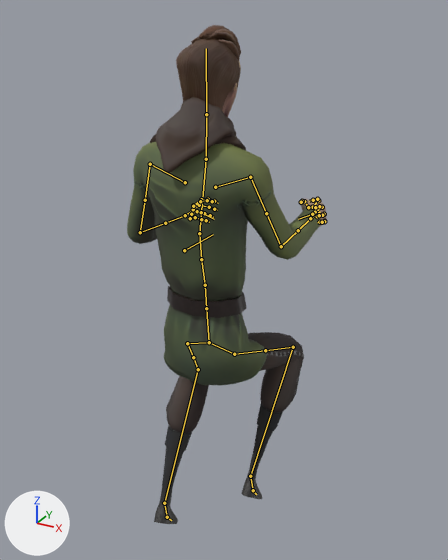
The Blender file Victor/Character Animation/ThirdPerson/Locomotion_3rdPerson_ExportClean.blend: old version first, new version second.
Both versions are drawn from a 50 mm camera at (0.855, -1.44, 1.862) aimed at (-0.052, 0.208, 1.038). The axes (+X, +Y, +Z) are drawn at lower left. The lights are the same throughout. Both versions are drawn at frame 0 of the action 'CrouchLanding'; the numbers are the values there. The bones that bend it are drawn over the model as lines.

Objects in the first picture: 'mc_body.001', 'mc_clothing.003', 'mc_clothing.004'.
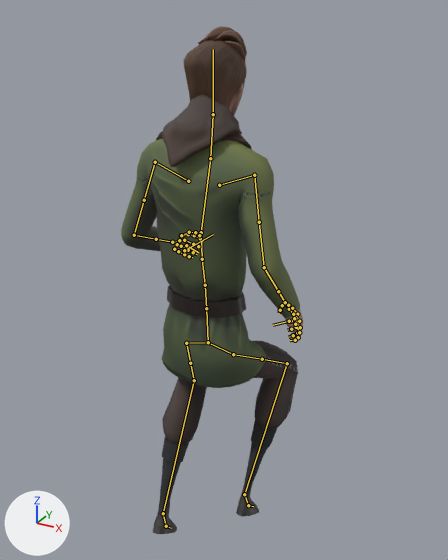
Location of each change, [x1, y1, x2, y2] in pixels of the pictures (448 x 560 px):
'mc_clothing.003', posed (7% narrower)
    before: [127, 97, 320, 385]
    after: [121, 95, 300, 388]
'mc_clothing.004', posed
    before: [154, 332, 304, 524]
    after: [153, 341, 298, 534]
'mc_body.001', posed
    before: [176, 25, 327, 227]
    after: [184, 26, 303, 342]

The change in detail:
Bone 'CTRL_FK_Torso.001' (bone_ctrl_fk_torso_001) turns from (-2, 0, 1) to (-4, 0, 1) degrees about its own x, y and z.
Bone 'CTRL_FK_Torso.002' (bone_ctrl_fk_torso_002) turns from (-1, 0, -1) to (-2, 0, -1) degrees about its own x, y and z.
Bone 'CTRL_FK_Torso.003' (bone_ctrl_fk_torso_003) turns from (-11, 0, 0) to (-13, 0, 0) degrees about its own x, y and z.
Bone 'FK_Bicep.L.001' (bone_fk_bicep_l_001) turns from (-18, -4, 51) to (-11, -4, 51) degrees about its own x, y and z.
Bone 'FK_ForeArm.L.001' (bone_fk_forearm_l_001) turns from (-48, 0, 0) to (-40, 0, 0) degrees about its own x, y and z.
Bone 'FK_Bicep.R.001' (bone_fk_bicep_r_001) turns from (-35, 0, -53) to (-3, -7, -57) degrees about its own x, y and z.
Bone 'FK_ForeArm.R.001' (bone_fk_forearm_r_001) turns from (-39, 0, 0) to (-27, 0, 0) degrees about its own x, y and z.
Bone 'CTRL_foot.L.001' (bone_ctrl_foot_l_001) moves from (-0.084, 0.118, -0.022) to (-0.081, 0.085, -0.009).
Bone 'CTRL_foot.L.001' (bone_ctrl_foot_l_001) turns from (-42, 8, 2) to (-37, 8, 2) degrees about its own x, y and z.
Bone 'CTRL_foot.R.001' (bone_ctrl_foot_r_001) moves from (-0.005, 0.24, -0.179) to (-0.006, 0.188, -0.149).
Bone 'CTRL_foot.R.001' (bone_ctrl_foot_r_001) turns from (-40, -2, 0) to (-30, -2, 0) degrees about its own x, y and z.
Bone 'CTRL_FK_Head.001' (bone_ctrl_fk_head_001) turns from (11, 0, -1) to (16, 0, -1) degrees about its own x, y and z.
